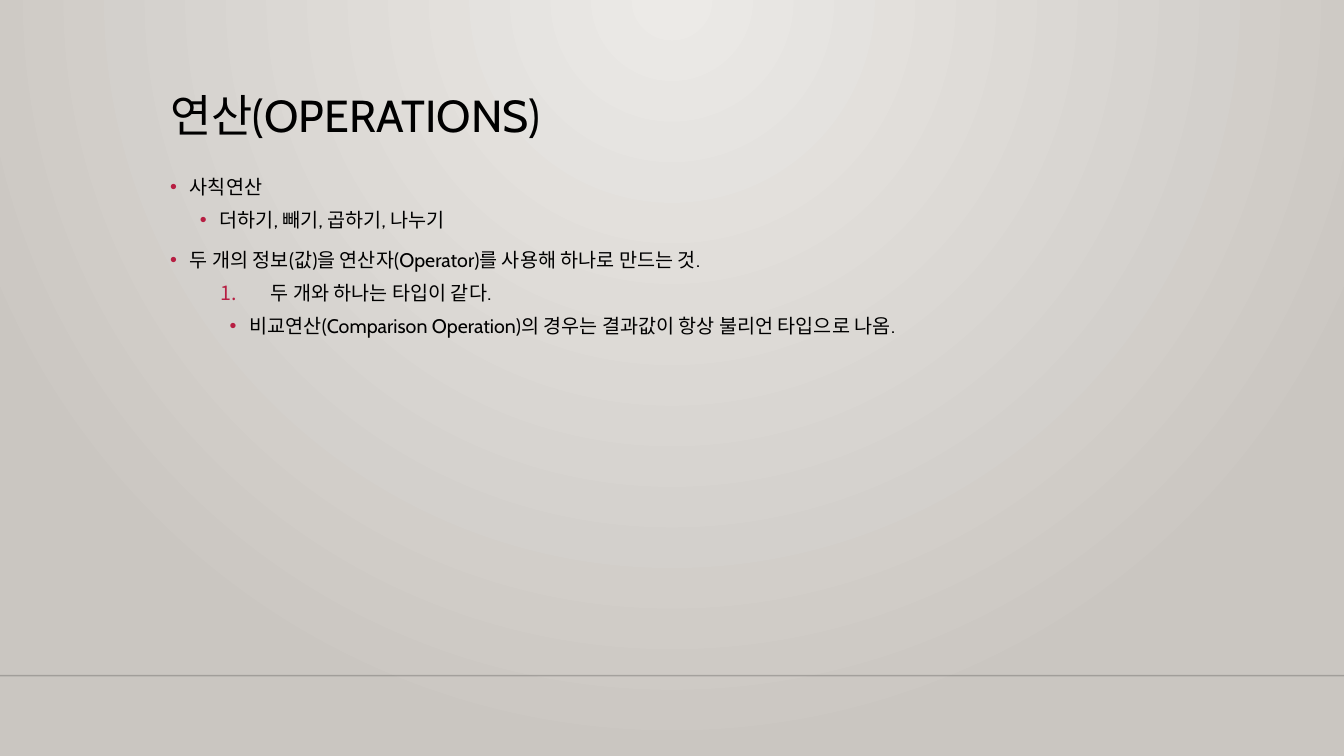
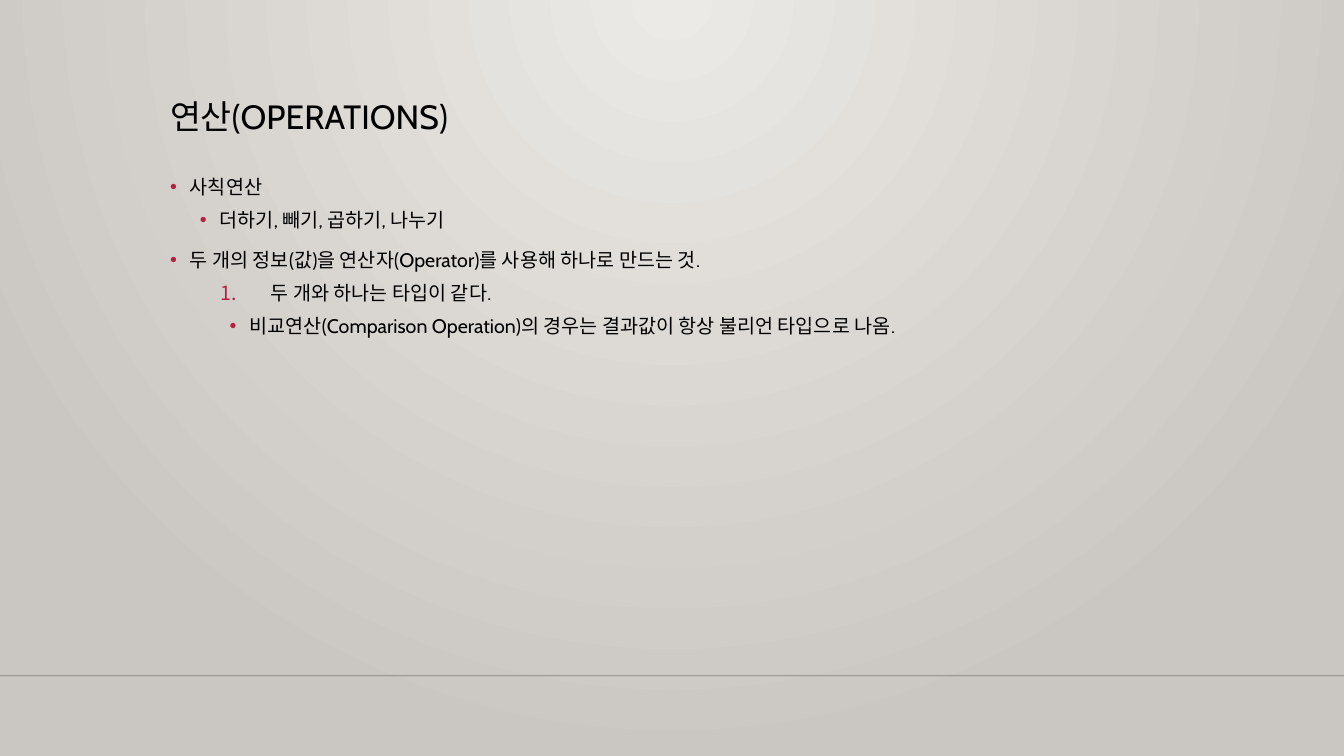
Before and after one commit to m00nlygreat/obsidian-vault, a slide deck: slide 6 of 노코드 엔지니어링/구글 시트로 데이터 관리하기.pptx. Drawn at 1344x756 pixels with LibreOffice and Linux fonts; fonts in the diff are those of the drawing; background and template pictures are left out. Boxes give left, top, right and bottom in pixels: in the first picture for what was removed or moved away, otherwise in the second. Text is boxed around its words. In the diff, an @@ line names an element or a change of style, - is before the commit and + after.

```diff
--- a/노코드 엔지니어링/구글 시트로 데이터 관리하기.pptx
+++ b/노코드 엔지니어링/구글 시트로 데이터 관리하기.pptx
@@ title "연산(OPERATIONS)" at box(170, 101, 448, 134): size 32 to 24 pt; vertical alignment top to middle @@
```
Also in this commit, not shown: 15 other slides changed, 6 slides added, 4 other files.
